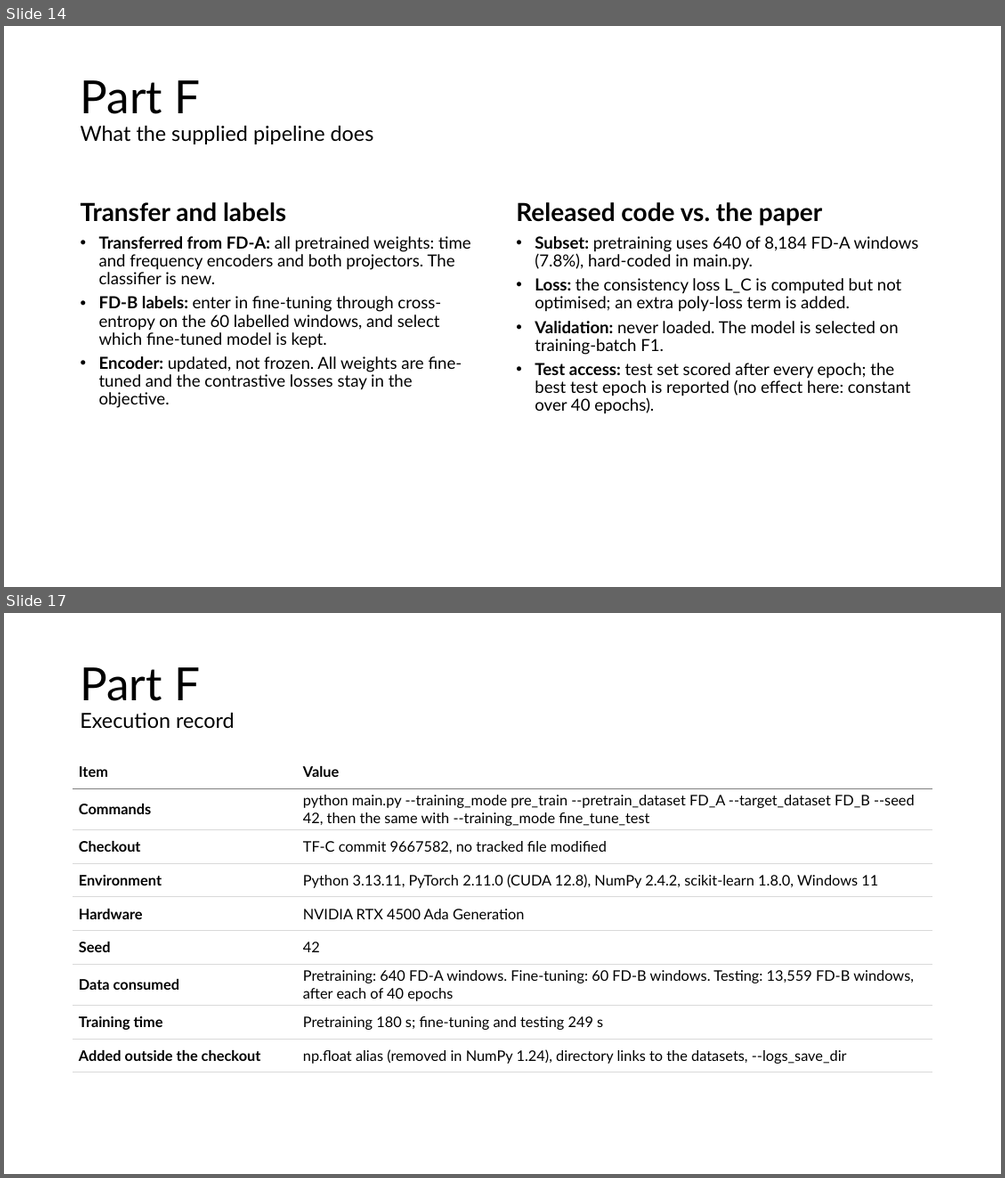
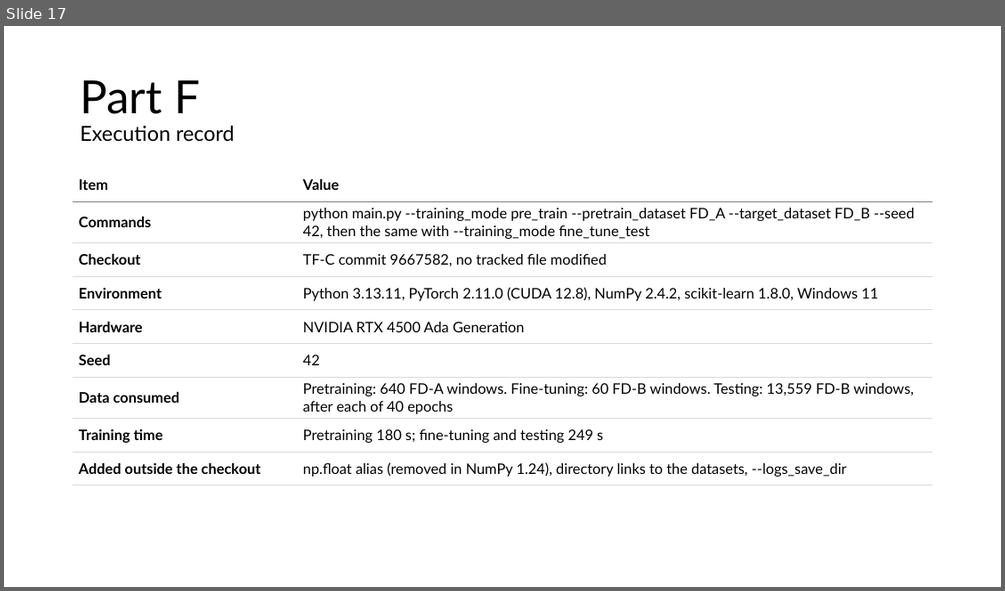
Before and after one commit to FVardi/PhD-Courses, a slide deck: Deep learning for time-series/Assignment 4/Presentation.pptx. Shown one above the other, each under a label of ours: slides 14 and 17 before the commit, slide 17 after it; the slides between them are not shown. The pictures are 1005x1178 and 1005x591 pixels, drawn with LibreOffice and Linux fonts; fonts in the diff are those of the drawing. Boxes give left, top, right and bottom in pixels: in the first picture for what was removed or moved away, otherwise in the second. Text is boxed around its words. In the diff, an @@ line names an element or a change of style, - is before the commit and + after.

```diff
--- a/Deep learning for time-series/Assignment 4/Presentation.pptx
+++ b/Deep learning for time-series/Assignment 4/Presentation.pptx
@@ slide 14 removed at (x1=4, y1=26, x2=1001, y2=587), background #FFFFFF @@
@@ title removed at (x1=81, y1=80, x2=374, y2=144) @@
-Part F
-What the supplied pipeline does
@@ text removed at (x1=81, y1=202, x2=286, y2=222) @@
-Transfer and labels
@@ text removed at (x1=516, y1=202, x2=822, y2=225) @@
-Released code vs. the paper
@@ text removed at (x1=99, y1=236, x2=471, y2=408) @@
-• Transferred from FD-A: all pretrained weights: time and frequency encoders and both projectors. The classifier is new.
-• FD-B labels: enter in fine-tuning through cross-entropy on the 60 labelled windows, and select which fine-tuned model is kept.
-• Encoder: updated, not frozen. All weights are fine-tuned and the contrastive losses stay in the objective.
@@ text removed at (x1=534, y1=236, x2=919, y2=414) @@
-• Subset: pretraining uses 640 of 8,184 FD-A windows (7.8%), hard-coded in main.py.
-• Loss: the consistency loss L_C is computed but not optimised; an extra poly-loss term is added.
-• Validation: never loaded. The model is selected on training-batch F1.
-• Test access: test set scored after every epoch; the best test epoch is reported (no effect here: constant over 40 epochs).
```
Also in this commit, not shown: 12 slides changed, 2 slides added, 1 other slide removed, 17 other files.
